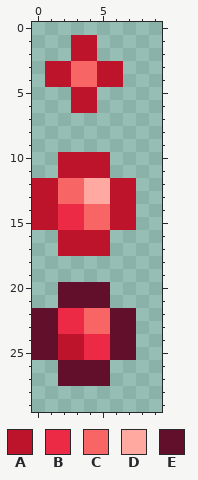
Pixel-art sprite, stored at Resources/Textures/Dusts/DeathWardDust.png. The picture above was drawn from the file before the commit.
The file is 10x30 pixels.
Palette (. is transparent): A #be142b  B #ed2a45  C #f86565  D #ffa9a1  E #620f2c
Pixels before, first column x 0:
 1 ...AA...
 2 ...AA...
 3 .AACCAA.
 4 .AACCAA.
 5 ...AA...
 6 ...AA...
 7 ........
 8 ........
 9 ........
10 ..AAAA..
11 ..AAAA..
12 AACCDDAA
13 AACCDDAA
14 AABBCCAA
15 AABBCCAA
16 ..AAAA..
17 ..AAAA..
18 ........
19 ........
20 ..EEEE..
21 ..EEEE..
22 EEBBCCEE
23 EEBBCCEE
24 EEAABBEE
25 EEAABBEE
26 ..EEEE..
27 ..EEEE..
And afterwards:
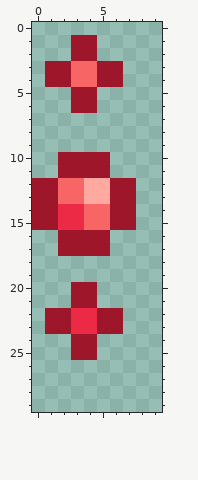
Difference:
{"colour":"A","old":"#be142b","new":"#9e1629"}
{"y":20,"x":2,"old":"EEEE","new":".AA."}
{"y":21,"x":2,"old":"EEEE","new":".AA."}
{"y":22,"x":0,"old":"EEB","new":".AA"}
{"y":22,"x":4,"old":"CCEE","new":"BAA."}
{"y":23,"x":0,"old":"EEB","new":".AA"}
{"y":23,"x":4,"old":"CCEE","new":"BAA."}
{"y":24,"x":0,"old":"EEA","new":"..."}
{"y":24,"x":4,"old":"BBEE","new":"A..."}
{"y":25,"x":0,"old":"EEA","new":"..."}
{"y":25,"x":4,"old":"BBEE","new":"A..."}
{"y":26,"x":2,"old":"EEEE","new":"...."}
{"y":27,"x":2,"old":"EEEE","new":"...."}
